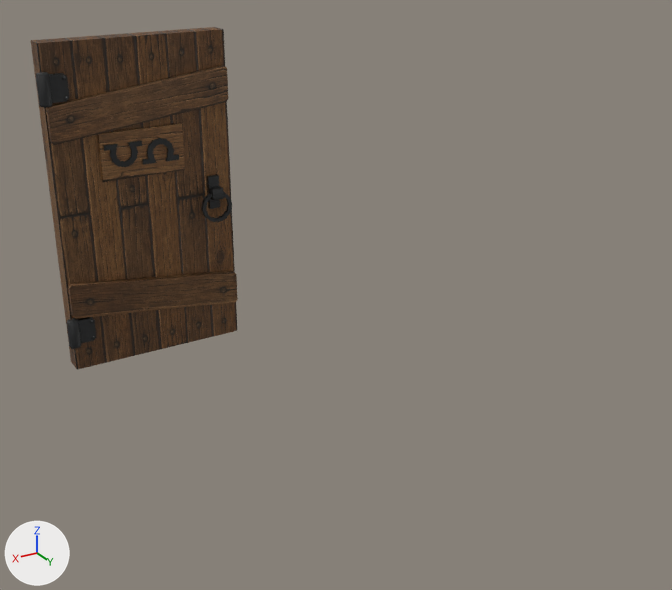
Two versions of the FBX model Assets/Models/Bedroom_Stuffs/Bedroom_Base_Z_Door.fbx, one commit apart.
One viewpoint serves both versions: a 50 mm lens placed at (2.91, 3.31, 2.61), pointed at (0.37, -0.92, 0.49). The axes (+X, +Y, +Z) are drawn at lower left. The lights are the same throughout. The older version comes first. Where no turn or scale is listed for an object, it has been applied to the vertices.

The first picture shows 'Bedroom_Base_Z_Door'.
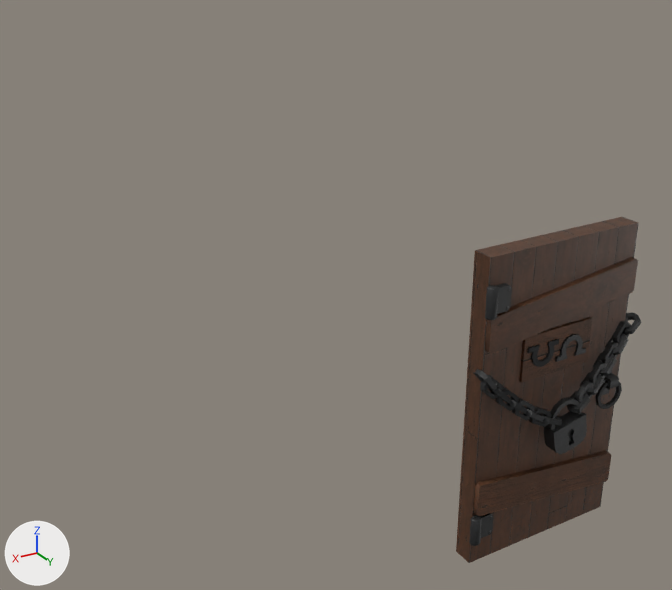
Where the change shows, as pixel boxes [x1, y1, x2, y2] in the pictures (672 x 590 px):
'Bedroom_Base_Z_Door', reshaped, moved (11% narrower): before [31, 27, 238, 370]; after [456, 217, 641, 563]
part 1 of me_bedroom_base_z_door_001, added: after [474, 312, 641, 454]
part 2 of me_bedroom_base_z_door_001, surface changed: before [31, 27, 238, 370]; after [456, 217, 638, 563]

Diff of the bpy script that builds the scene:
```diff
--- a/Assets/Models/Bedroom_Stuffs/Bedroom_Base_Z_Door.fbx.py
+++ b/Assets/Models/Bedroom_Stuffs/Bedroom_Base_Z_Door.fbx.py
@@ me_bedroom_base_z_door_001 @@
 # used by ob_bedroom_base_z_door; location = (1.694, -1.679, 0.966)
-me_bedroom_base_z_door_001.from_pydata(...)  # 380 vertices, 308 faces; spans x -1.05..0.03, y -0.16..0.05, z -0.96..0.94
+me_bedroom_base_z_door_001.from_pydata(...)  # 1032 vertices, 954 faces; spans x -1.12..0.05, y -0.16..0.11, z -0.96..0.94
+# me_bedroom_base_z_door_001 part 1: 652 vertices added at x -1.12..0.05, y -0.07..0.11, z -0.32..0.38
+# me_bedroom_base_z_door_001 part 2: 33 kept faces spanning x -1.05..0.0, y -0.16..0.0, z -0.96..0.94 get new texture (UV) coordinates
 me_bedroom_base_z_door_001.materials.append(mat_bedroom_wood_floor)
@@ ob_bedroom_base_z_door @@
 ob_bedroom_base_z_door = bpy.data.objects.new('Bedroom_Base_Z_Door', me_bedroom_base_z_door_001)
-ob_bedroom_base_z_door.location = (1.694, -1.679, 0.966)
+ob_bedroom_base_z_door.location = (0.0, 0.0, 0.0)
```
